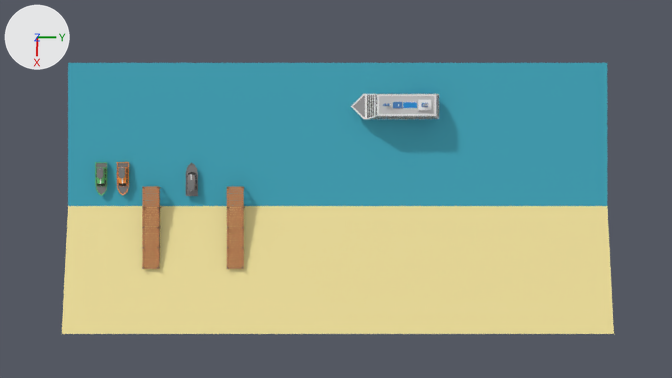
Before and after pictures for a commit that changed the Blender file frontend/public/models/Nature/Scene/SPW_Nature_Water_Front/SPW_Nature_Water_Front.blend.
Camera for both pictures: the file's camera 'Camera'. Arrows for +X, +Y and +Z are at upper left; the lights stay in place. The picture after the commit comes second.

Script lines for the objects in view, before the commit:
```python
ob_spw_medieval_props_stand_01_002 = bpy.data.objects.new('SPW_Medieval_Props_Stand_01.002', me_cube_3344)
ob_spw_medieval_props_stand_01_002.location = (-35.6, -68.7, -8.7)
ob_spw_medieval_props_stand_01_002.rotation_euler = (1.571, 0.0, -1.571)  # degrees (90, 0, -90)
ob_spw_medieval_props_stand_01_002.scale = (2.0, 2.0, 2.0)
ob_spw_medieval_props_stand_01_003 = bpy.data.objects.new('SPW_Medieval_Props_Stand_01.003', me_cube_3345)
ob_spw_medieval_props_stand_01_003.location = (-16.6, -68.7, -8.7)
ob_spw_medieval_props_stand_01_003.rotation_euler = (1.571, 0.0, -1.571)  # degrees (90, 0, -90)
ob_spw_medieval_props_stand_01_003.scale = (2.0, 2.0, 2.0)
ob_spw_medieval_props_stand_01_004 = bpy.data.objects.new('SPW_Medieval_Props_Stand_01.004', me_cube_3347)
ob_spw_medieval_props_stand_01_004.location = (-35.6, -28.7, -8.7)
ob_spw_medieval_props_stand_01_004.rotation_euler = (1.571, 0.0, -1.571)  # degrees (90, 0, -90)
ob_spw_medieval_props_stand_01_004.scale = (2.0, 2.0, 2.0)
ob_spw_terrain_sand_plan_a_out_mid_004 = bpy.data.objects.new('SPW_Terrain_Sand_Plan A_Out_mid.004', me_plane_2694)
ob_spw_terrain_sand_plan_a_out_mid_004.location = (-6.2, 20.1, -9.2)
ob_spw_terrain_sand_plan_a_out_mid_004.rotation_euler = (1.571, 0.0, 1.571)  # degrees (90, 0, 90)
ob_spw_terrain_sand_plan_a_out_mid_004.scale = (13.0, 3.0, 3.0)
ob_spw_terrain_water = bpy.data.objects.new('SPW_Terrain_Water', me_plane_009)
ob_spw_terrain_water.location = (-45.4, 20.1, -9.2)
ob_spw_terrain_water.rotation_euler = (1.571, 0.0, 0.0)  # degrees (90, 0, 0)
ob_spw_terrain_water.scale = (5.99, 1.14, 13.0)
ob_spw_vehicle_water_boat_color01_001 = bpy.data.objects.new('SPW_Vehicle_Water_Boat_Color01.001', me_cube_3350)
ob_spw_vehicle_water_boat_color01_001.location = (-50.7, -93.3, -9.1)
ob_spw_vehicle_water_boat_color01_001.rotation_euler = (1.571, 0.0, 1.571)  # degrees (90, 0, 90)
ob_spw_vehicle_water_boat_color01_001.scale = (2.0, 2.0, 2.0)
ob_spw_vehicle_water_boat_color02_001 = bpy.data.objects.new('SPW_Vehicle_Water_Boat_Color02.001', me_cube_3349)
ob_spw_vehicle_water_boat_color02_001.location = (-50.9, -82.9, -9.1)
ob_spw_vehicle_water_boat_color02_001.rotation_euler = (1.571, 0.0, 1.571)  # degrees (90, 0, 90)
ob_spw_vehicle_water_boat_color02_001.scale = (2.0, 2.0, 2.0)
ob_spw_vehicle_water_boat_color03_001 = bpy.data.objects.new('SPW_Vehicle_Water_Boat_Color03.001', me_cube_3348)
ob_spw_vehicle_water_boat_color03_001.location = (-47.5, -49.9, -9.0)
ob_spw_vehicle_water_boat_color03_001.rotation_euler = (1.571, 0.0, -1.571)  # degrees (90, 0, -90)
ob_spw_vehicle_water_boat_color03_001.scale = (2.0, 2.0, 2.0)
ob_spw_vehicle_water_passenger_ship_color01_003 = bpy.data.objects.new('SPW_Vehicle_Water_Passenger Ship_Color01.003', me_cube_5330)
ob_spw_vehicle_water_passenger_ship_color01_003.location = (-83.7, 50.9, -8.7)
ob_spw_vehicle_water_passenger_ship_color01_003.rotation_euler = (1.571, 0.0, 0.0)  # degrees (90, 0, 0)
# me_plane_009
# before: 0 (-10.0, 0.0, 10.0) at pixel (68, 62), 1 (10.0, 0.0, 10.0), 2 (-10.0, 0.0, -10.0) at pixel (607, 62), 3 (10.0, 0.0, -10.0)
# also in view: 'SPW_Medieval_Props_Stand_01.001' at (-17.0, -29.0, -5.0)
```
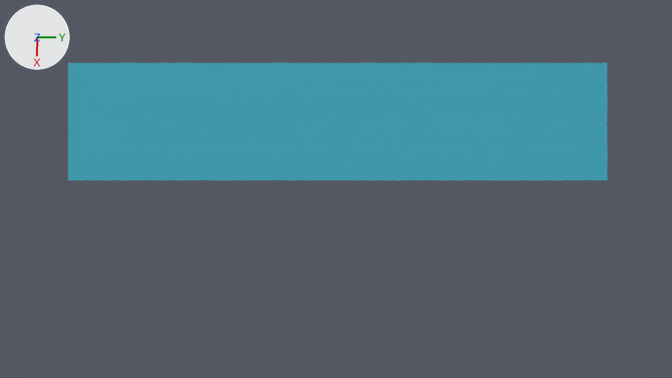
The newer file is also rescaled (x0.738), turned or shifted as a whole; pictures and numbers use the older file's frame.

The change in detail:
me_plane_009 is used by ob_spw_terrain_water; location (-45.4, 20.1, -9.2); rotation (1.571, 0.0, 0.0), in degrees (90, 0, 0); scale (5.99, 1.14, 13.0).
Verts and faces of me_plane_009; kept vertices keep their numbers, new ones are numbered from 4.
me_plane_009 had 4 vertices, 1 face and spanned x -10.0..10.0, y 0.0, z -10.0..10.0.
me_plane_009 now has 4 vertices, 2 faces and spans x -10.0..-0.5, y 0.0, z -10.0..10.0.
Part 1, on me_plane_009:
Vertices deleted: 1, 3 (with the faces that use them).
New vertex 4 is at (-0.5, 0.0, 10.0), pixel (68, 180).
New vertex 5 is at (-0.5, 0.0, -10.0), pixel (607, 180).
New faces: (0, 4, 5), (0, 5, 2).
Object 'SPW_Vehicle_Water_Passenger Ship_Color01.003' (ob_spw_vehicle_water_passenger_ship_color01_003) is deleted.
Object 'SPW_Vehicle_Water_Boat_Color03.001' (ob_spw_vehicle_water_boat_color03_001) is deleted.
Object 'SPW_Vehicle_Water_Boat_Color02.001' (ob_spw_vehicle_water_boat_color02_001) is deleted.
Object 'SPW_Vehicle_Water_Boat_Color01.001' (ob_spw_vehicle_water_boat_color01_001) is deleted.
Object 'SPW_Terrain_Sand_Plan A_Out_mid.004' (ob_spw_terrain_sand_plan_a_out_mid_004) is deleted.
Object 'SPW_Medieval_Props_Stand_01.004' (ob_spw_medieval_props_stand_01_004) is deleted.
Object 'SPW_Medieval_Props_Stand_01.003' (ob_spw_medieval_props_stand_01_003) is deleted.
Object 'SPW_Medieval_Props_Stand_01.002' (ob_spw_medieval_props_stand_01_002) is deleted.
Object 'SPW_Medieval_Props_Stand_01.001' (ob_spw_medieval_props_stand_01_001) is deleted.

Pixel boxes (x1, y1, x2, y2) of what changed, in the pictures (672 x 378 px):
'SPW_Terrain_Water', reshaped
    before: (68, 63, 607, 206)
    after: (68, 63, 607, 180)
'SPW_Terrain_Sand_Plan A_Out_mid.004', deleted (beige)
    before: (62, 206, 614, 334)
'SPW_Vehicle_Water_Passenger Ship_Color01.003', deleted
    before: (351, 94, 439, 119)
'SPW_Medieval_Props_Stand_01.002', deleted (brown)
    before: (142, 187, 161, 229)
'SPW_Medieval_Props_Stand_01.003', deleted (brown)
    before: (142, 227, 161, 269)
'SPW_Medieval_Props_Stand_01.004', deleted (brown)
    before: (227, 187, 244, 229)
'SPW_Medieval_Props_Stand_01.001', deleted (brown)
    before: (227, 227, 244, 269)
'SPW_Vehicle_Water_Boat_Color01.001', deleted
    before: (95, 162, 107, 196)
'SPW_Vehicle_Water_Boat_Color02.001', deleted
    before: (117, 162, 129, 195)
'SPW_Vehicle_Water_Boat_Color03.001', deleted
    before: (186, 163, 198, 196)
